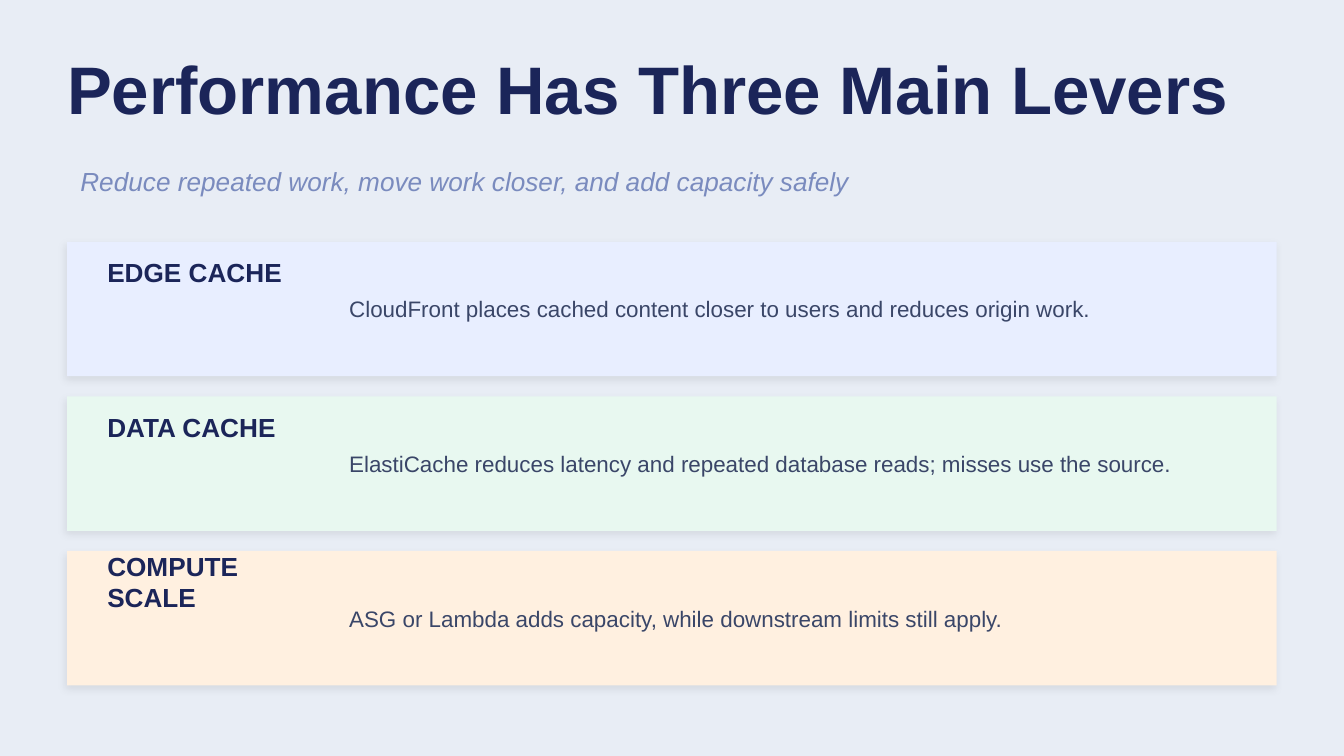
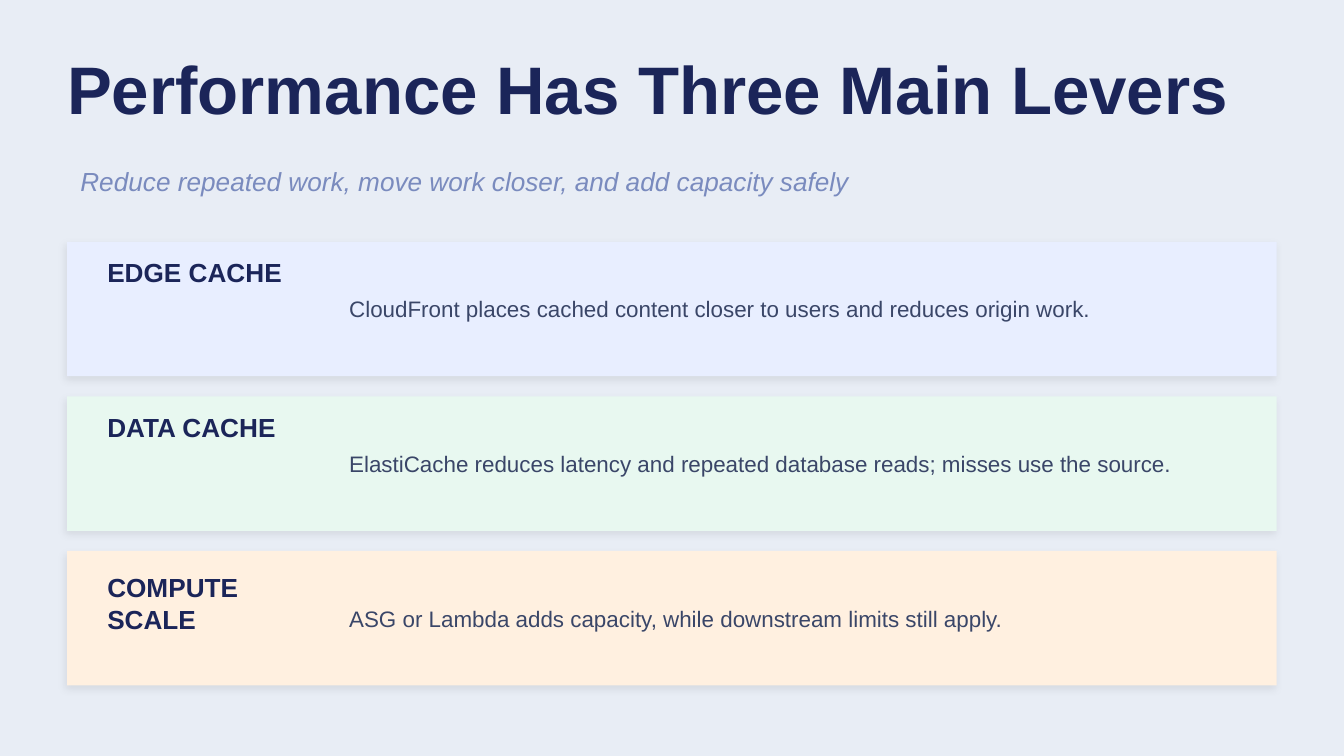
Before and after one commit to Saro-87/PPMCAD16B, a slide deck: slide 19 of 05-AWS-Arch/05-AWS-Architecture-Design-and-Implementation.pptx (slide 20 before the commit). Drawn at 1344x756 pixels with LibreOffice and Linux fonts; fonts in the diff are those of the drawing. Boxes give left, top, right and bottom in pixels: in the first picture for what was removed or moved away, otherwise in the second. Text is boxed around its words. In the diff, an @@ line names an element or a change of style, - is before the commit and + after.

```diff
--- a/05-AWS-Arch/05-AWS-Architecture-Design-and-Implementation.pptx
+++ b/05-AWS-Arch/05-AWS-Architecture-Design-and-Implementation.pptx
@@ text "COMPUTE SCALE": place and size @@
-text "COMPUTE SCALE" at (107, 557, 238, 608)
+text "COMPUTE SCALE" at (107, 578, 238, 630)
```
Also in this commit, not shown: 2 other slides changed, 1 slide removed, 4 other files.
